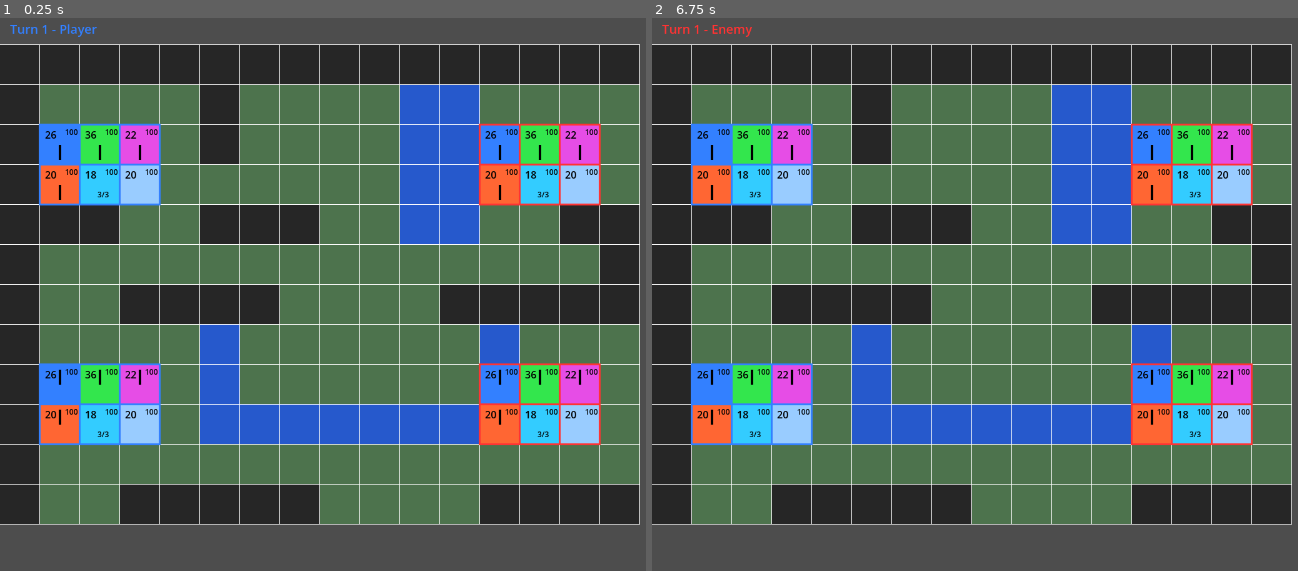
Above: before the commit, frames 1-2 (left to right).
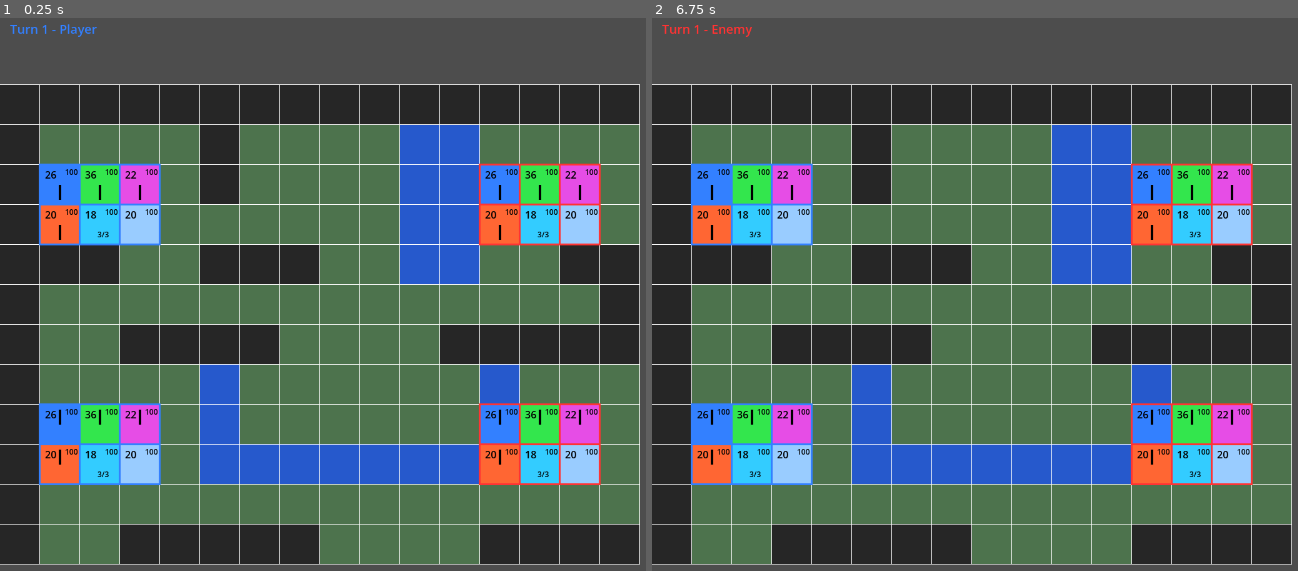
Above: after the commit, the same moments.

Repository: TimeToSolo/Grid-tactics-prototype
Game: Godot game, scene res://main.tscn
The game is run twice, just before and just after one commit, with the same random seed, the same clock (stepped at 60 frames per second) and the same inputs. The project has no main scene, so this scene is started directly.
Inputs (mouse positions are in pixels of both pictures, inside the frame that each line leads up to):
- Up to frame 1 (0.25 s): no input
- Up to frame 2 (6.75 s): tap Enter at 0.5, 2, 3.5 s; move the mouse to (1226, 266) at 0.52 s; hold W 0.53-1.25 s; tap F at 0.6 s; click (1226, 266) at 0.67 s; tap Tab at 0.8 s; tap Space at 1.25, 2.75, 4.25 s; drag from (891, 322) to (1013, 410) at 1.27 s; move the mouse to (1130, 172) at 2.02 s; hold W 2.03-2.75 s; tap 4 at 2.1 s; click (1130, 172) at 2.17 s; tap 5 at 2.3 s; drag from (1013, 410) to (813, 211) at 2.77 s; move the mouse to (1291, 382) at 3.52 s; tap 6 at 3.6 s; click (1291, 382) at 3.67 s; tap 1 at 3.8 s; drag from (813, 211) to (929, 156) at 4.27 s; move the mouse to (1091, 294) at 5.02 s; tap 2 at 5.1 s; click (1091, 294) at 5.17 s; tap 3 at 5.3 s; drag from (929, 156) to (891, 322) at 5.77 s; move the mouse to (1226, 266) at 6.52 s; hold W from 6.53 s (still down); tap T at 6.6 s; click (1226, 266) at 6.67 s

The runs differ from the first frame. In frame 1, 59% of the frame differs, in the area x 0-100%, y 4-99%; in frame 2, 59%.

Commit message:
Expanded level editor with unit placement and facing controls

Diff:
--- a/editor_system.gd
+++ b/editor_system.gd
@@ -49,3 +49,62 @@
 				Vector2i(x, y),
 				tile_symbol
 			)
+
+# =========================
+# Removes any unit at a cell.
+# =========================
+
+func remove_unit_at(
+	units: Array,
+	unit_query,
+	cell: Vector2i
+):
+
+	var unit_index = unit_query.get_unit_at(
+		units,
+		cell
+	)
+
+	if unit_index == -1:
+		return
+
+	units.remove_at(unit_index)
+
+
+# =========================
+# Places a unit at a cell.
+#
+# Uses UnitData templates.
+# =========================
+
+func place_unit(
+	units: Array,
+	unit_query,
+	unit_data,
+	map_data,
+	cell: Vector2i,
+	unit_class: String,
+	team: String,
+	facing: Vector2i
+):
+
+	if not map_data.is_inside_grid(cell):
+		return
+
+	if map_data.blocks_movement(cell):
+		return
+
+	remove_unit_at(
+		units,
+		unit_query,
+		cell
+	)
+
+	var unit = unit_data.create_unit(
+		unit_class,
+		team,
+		cell,
+		facing
+	)
+
+	units.append(unit)
--- a/main.gd
+++ b/main.gd
@@ -107,6 +107,16 @@
 # Starting cell for Ctrl + left-click rectangle fill.
 var editor_rect_start_cell: Vector2i = Vector2i(-1, -1)
 
+# Current editor placement mode.
+# "terrain", "player_unit", or "enemy_unit".
+var editor_palette := "terrain"
+
+# Currently selected unit class for editor placement.
+var selected_editor_unit_class := "fighter"
+
+# Starting facing direction for newly placed editor units.
+var selected_editor_facing: Vector2i = Vector2i(0, 1)
+
 # ==================================================
 # ATTACK / HEAL STATE
 # ==================================================
@@ -146,7 +156,7 @@
 
 # =========================
 # Draws editor mode controls
-# and highlights selected tile.
+# and highlights selected option.
 # =========================
 
 func draw_editor_ui():
@@ -162,52 +172,208 @@
 	draw_string(
 		ThemeDB.fallback_font,
 		Vector2(x, y),
-		"EDITOR MODE |",
+		"EDITOR MODE | [TAB]",
 		HORIZONTAL_ALIGNMENT_LEFT,
 		-1,
 		font_size,
 		Color.WHITE
 	)
 
+	var palette_position_x = x + 180
+
 	draw_string(
 		ThemeDB.fallback_font,
-		Vector2(x + spacing * 2, y),
-		"[1] Grass",
+		Vector2(palette_position_x, y),
+		"Terrain",
 		HORIZONTAL_ALIGNMENT_LEFT,
 		-1,
 		font_size,
-		Color.YELLOW if selected_editor_tile == "." else Color.WHITE
+		Color.YELLOW if editor_palette == "terrain" else Color.WHITE
 	)
 
 	draw_string(
 		ThemeDB.fallback_font,
-		Vector2(x + spacing * 3, y),
-		"[2] Wall",
+		Vector2(palette_position_x + 90, y),
+		"Player",
 		HORIZONTAL_ALIGNMENT_LEFT,
 		-1,
 		font_size,
-		Color.YELLOW if selected_editor_tile == "W" else Color.WHITE
+		Color.CORNFLOWER_BLUE if editor_palette == "player_unit" else Color.WHITE
 	)
 
 	draw_string(
 		ThemeDB.fallback_font,
-		Vector2(x + spacing * 4, y),
-		"[3] River",
+		Vector2(palette_position_x + 170, y),
+		"Enemy",
 		HORIZONTAL_ALIGNMENT_LEFT,
 		-1,
 		font_size,
-		Color.YELLOW if selected_editor_tile == "R" else Color.WHITE
+		Color.INDIAN_RED if editor_palette == "enemy_unit" else Color.WHITE
 	)
 
 	draw_string(
 		ThemeDB.fallback_font,
-		Vector2(x + spacing * 5, y),
-		"[E] Exit",
+		Vector2(palette_position_x + 260, y),
+		"| [E] Exit",
 		HORIZONTAL_ALIGNMENT_LEFT,
 		-1,
 		font_size,
 		Color.WHITE
 	)
+
+	if editor_palette == "terrain":
+
+		draw_string(
+			ThemeDB.fallback_font,
+			Vector2(x, y + 24),
+			"[1] Grass",
+			HORIZONTAL_ALIGNMENT_LEFT,
+			-1,
+			font_size,
+			Color.YELLOW if selected_editor_tile == "." else Color.WHITE
+		)
+
+		draw_string(
+			ThemeDB.fallback_font,
+			Vector2(x + spacing, y + 24),
+			"[2] Wall",
+			HORIZONTAL_ALIGNMENT_LEFT,
+			-1,
+			font_size,
+			Color.YELLOW if selected_editor_tile == "W" else Color.WHITE
+		)
+
+		draw_string(
+			ThemeDB.fallback_font,
+			Vector2(x + spacing * 2, y + 24),
+			"[3] River",
+			HORIZONTAL_ALIGNMENT_LEFT,
+			-1,
+			font_size,
+			Color.YELLOW if selected_editor_tile == "R" else Color.WHITE
+		)
+
+	else:
+
+		draw_string(
+			ThemeDB.fallback_font,
+			Vector2(x, y + 24),
+			"[1] Fighter",
+			HORIZONTAL_ALIGNMENT_LEFT,
+			-1,
+			font_size,
+			Color.YELLOW if selected_editor_unit_class == "fighter" else Color.WHITE
+		)
+
+		draw_string(
+			ThemeDB.fallback_font,
+			Vector2(x + spacing, y + 24),
+			"[2] Tank",
+			HORIZONTAL_ALIGNMENT_LEFT,
+			-1,
+			font_size,
+			Color.YELLOW if selected_editor_unit_class == "tank" else Color.WHITE
+		)
+
+		draw_string(
+			ThemeDB.fallback_font,
+			Vector2(x + spacing * 2, y + 24),
+			"[3] Lancer",
+			HORIZONTAL_ALIGNMENT_LEFT,
+			-1,
+			font_size,
+			Color.YELLOW if selected_editor_unit_class == "lancer" else Color.WHITE
+		)
+
+		draw_string(
+			ThemeDB.fallback_font,
+			Vector2(x + spacing * 3, y + 24),
+			"[4] Duelist",
+			HORIZONTAL_ALIGNMENT_LEFT,
+			-1,
+			font_size,
+			Color.YELLOW if selected_editor_unit_class == "duelist" else Color.WHITE
+		)
+
+		draw_string(
+			ThemeDB.fallback_font,
+			Vector2(x + spacing * 4, y + 24),
+			"[5] Healer",
+			HORIZONTAL_ALIGNMENT_LEFT,
+			-1,
+			font_size,
+			Color.YELLOW if selected_editor_unit_class == "healer" else Color.WHITE
+		)
+
+		draw_string(
+			ThemeDB.fallback_font,
+			Vector2(x + spacing * 5, y + 24),
+			"[6] Archer",
+			HORIZONTAL_ALIGNMENT_LEFT,
+			-1,
+			font_size,
+			Color.YELLOW if selected_editor_unit_class == "archer" else Color.WHITE
+		)
+
+	var action_text = "Left click: place/paint | Right click: remove/erase | Ctrl+drag: rectangle fill"
+
+	draw_string(
+		ThemeDB.fallback_font,
+		Vector2(x, y + 48),
+		action_text,
+		HORIZONTAL_ALIGNMENT_LEFT,
+		-1,
+		font_size,
+		Color.WHITE
+	)
+
+	var facing_text = "Facing: " + str(selected_editor_facing) + " | [F] Rotate"
+
+	draw_string(
+		ThemeDB.fallback_font,
+		Vector2(x, y + 72),
+		facing_text,
+		HORIZONTAL_ALIGNMENT_LEFT,
+		-1,
+		font_size,
+		Color.WHITE
+	)
+
+# =========================
+# Rotates editor unit facing
+# clockwise.
+# =========================
+
+func rotate_editor_facing():
+
+	if selected_editor_facing == Vector2i(0, -1):
+		selected_editor_facing = Vector2i(1, 0)
+	elif selected_editor_facing == Vector2i(1, 0):
+		selected_editor_facing = Vector2i(0, 1)
+	elif selected_editor_facing == Vector2i(0, 1):
+		selected_editor_facing = Vector2i(-1, 0)
+	else:
+		selected_editor_facing = Vector2i(0, -1)
+
+	queue_redraw()
+
+# =========================
+# Cycles editor palette mode.
+# =========================
+
+func cycle_editor_palette():
+
+	if not editor_mode:
+		return
+
+	if editor_palette == "terrain":
+		editor_palette = "player_unit"
+	elif editor_palette == "player_unit":
+		editor_palette = "enemy_unit"
+	else:
+		editor_palette = "terrain"
+
+	queue_redraw()
 
 # =========================
 # Draws rectangle fill preview
@@ -507,6 +673,7 @@
 
 	if (
 		editor_mode
+		and editor_palette == "terrain"
 		and Input.is_mouse_button_pressed(MOUSE_BUTTON_LEFT)
 		and not Input.is_key_pressed(KEY_CTRL)
 		and not editor_rect_dragging
@@ -577,14 +744,42 @@
 
 			queue_redraw()
 
+		KEY_F:
+			if editor_mode:
+				rotate_editor_facing()
+
+		KEY_TAB:
+			cycle_editor_palette()
+
 		KEY_1:
-			selected_editor_tile = "."
+			if editor_palette == "terrain":
+				selected_editor_tile = "."
+			else:
+				selected_editor_unit_class = "fighter"
 
 		KEY_2:
-			selected_editor_tile = "W"
+			if editor_palette == "terrain":
+				selected_editor_tile = "W"
+			else:
+				selected_editor_unit_class = "tank"
 
 		KEY_3:
-			selected_editor_tile = "R"
+			if editor_palette == "terrain":
+				selected_editor_tile = "R"
+			else:
+				selected_editor_unit_class = "lancer"
+
+		KEY_4:
+			if editor_palette != "terrain":
+				selected_editor_unit_class = "duelist"
+
+		KEY_5:
+			if editor_palette != "terrain":
+				selected_editor_unit_class = "healer"
+
+		KEY_6:
+			if editor_palette != "terrain":
+				selected_editor_unit_class = "archer"
 
 		KEY_C:
 			cycle_coverage_mode()
@@ -713,26 +908,28 @@
 	# Right click behavior
 	# =========================
 
-	if event.button_index == MOUSE_BUTTON_RIGHT:
-
-		# =========================
-		# Editor mode terrain erase
-		# =========================
+	if event.button_index == MOUSE_BUTTON_RIGHT and event.pressed:
 
 		if editor_mode:
 
-			editor_system.paint_tile(
-				map_data,
-				hovered_cell,
-				"."
-			)
+			if editor_palette == "terrain":
+
+				editor_system.paint_tile(
+					map_data,
+					hovered_cell,
+					"."
+				)
+
+			else:
+
+				editor_system.remove_unit_at(
+					units,
+					unit_query,
+					hovered_cell
+				)
 
 			queue_redraw()
 			return
-
-		# =========================
-		# Clear inspected enemy first
-		# =========================
 
 		if inspected_enemy != -1:
 			inspected_enemy = -1
@@ -742,11 +939,10 @@
 		clear_pending_action_state()
 
 		queue_redraw()
-
 		return
 
 	# =========================
-	# Left click = normal selection/action
+	# Left click behavior
 	# =========================
 
 	if event.button_index == MOUSE_BUTTON_LEFT:
@@ -760,35 +956,26 @@
 					editor_rect_start_cell = hovered_cell
 					return
 
-				editor_system.paint_tile(
+				handle_left_click()
+				return
+
+			if not event.pressed and editor_rect_dragging:
+
+				editor_system.fill_rect(
 					map_data,
+					editor_rect_start_cell,
 					hovered_cell,
 					selected_editor_tile
 				)
 
+				editor_rect_dragging = false
+				editor_rect_start_cell = Vector2i(-1, -1)
+
 				queue_redraw()
 				return
 
-			if not event.pressed:
-
-				if editor_rect_dragging:
-
-					editor_system.fill_rect(
-						map_data,
-						editor_rect_start_cell,
-						hovered_cell,
-						selected_editor_tile
-					)
-
-					editor_rect_dragging = false
-					editor_rect_start_cell = Vector2i(-1, -1)
-
-					queue_redraw()
-					return
-
 		if event.pressed:
 			handle_left_click()
-
 
 # =========================
 # Main left-click handler.
@@ -807,11 +994,39 @@
 
 	if editor_mode:
 
-		editor_system.paint_tile(
-			map_data,
-			clicked_cell,
-			selected_editor_tile
-		)
+		if editor_palette == "terrain":
+
+			editor_system.paint_tile(
+				map_data,
+				clicked_cell,
+				selected_editor_tile
+			)
+
+		elif editor_palette == "player_unit":
+
+			editor_system.place_unit(
+				units,
+				unit_query,
+				unit_data,
+				map_data,
+				clicked_cell,
+				selected_editor_unit_class,
+				"player",
+				selected_editor_facing
+			)
+
+		elif editor_palette == "enemy_unit":
+
+			editor_system.place_unit(
+				units,
+				unit_query,
+				unit_data,
+				map_data,
+				clicked_cell,
+				selected_editor_unit_class,
+				"enemy",
+				selected_editor_facing
+			)
 
 		queue_redraw()
 		return
--- a/map_data.gd
+++ b/map_data.gd
@@ -15,7 +15,7 @@
 const TILE_SIZE = 64
 const GRID_WIDTH = 16
 const GRID_HEIGHT = 12
-const UI_HEIGHT = 48
+const UI_HEIGHT = 112
 
 
 # ==================================================
